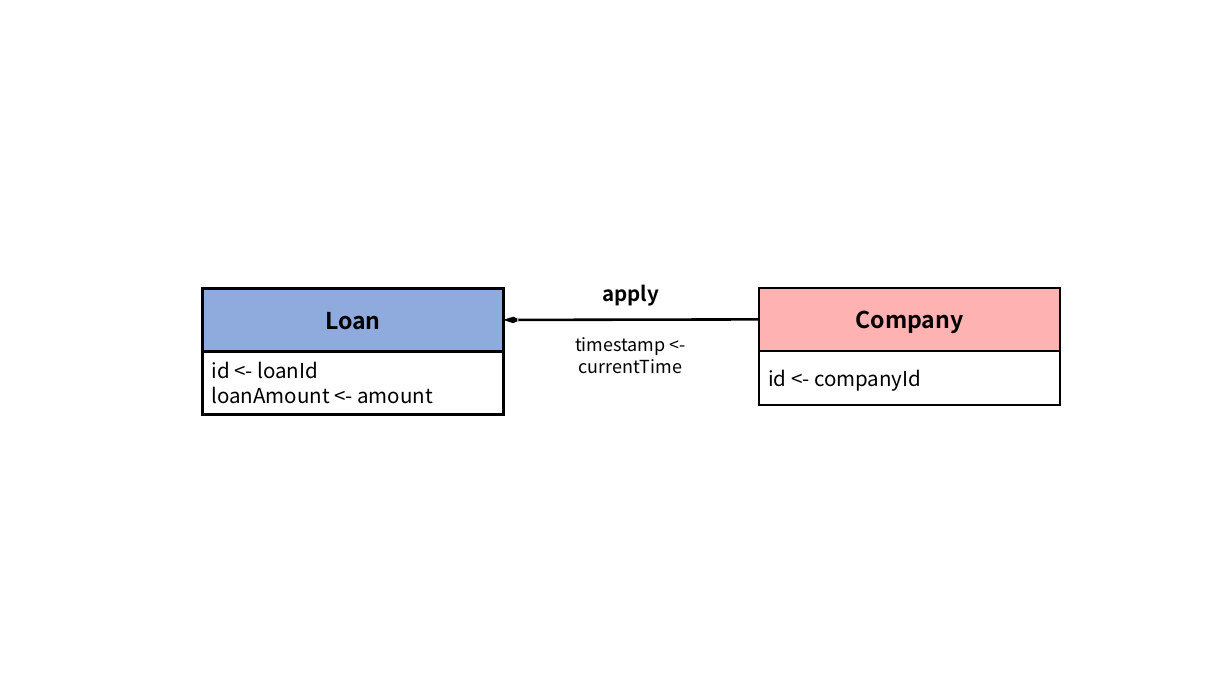
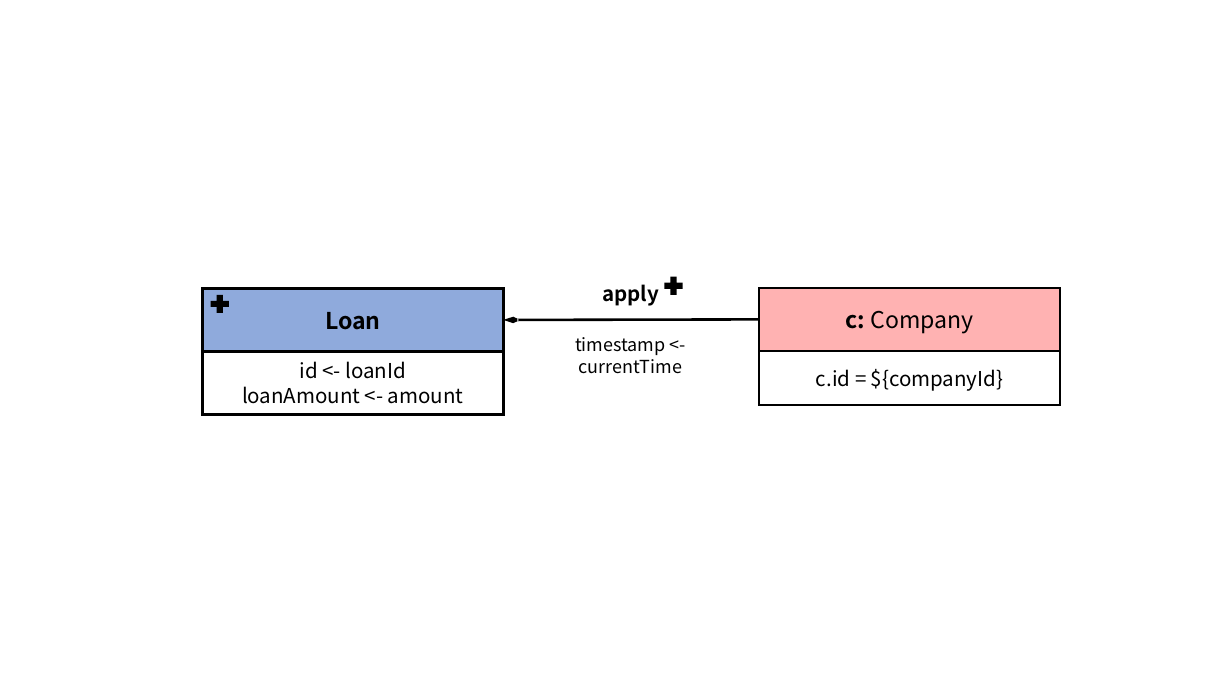
Before and after one commit to ldbc/ldbc_finbench_docs, a slide deck: slide 6 of patterns/transaction-write.pptx. Drawn at 1232x693 pixels with LibreOffice and Linux fonts; fonts in the diff are those of the drawing. Boxes give left, top, right and bottom in pixels: in the first picture for what was removed or moved away, otherwise in the second. Text is boxed around its words. In the diff, an @@ line names an element or a change of style, - is before the commit and + after.

```diff
--- a/patterns/transaction-write.pptx
+++ b/patterns/transaction-write.pptx
@@ plus added at [211,295,229,313], fill #000000 @@
@@ plus added at [665,276,683,295], fill #000000 @@
@@ text in rectangle at [846,310,973,334]: text changed; bold off @@
-Company
+c: Company
@@ rectangle "id <- loanId" at [202,351,504,414]: alignment left to centre @@
@@ text in rectangle at [816,369,1003,391]: text changed @@
-id <- companyId
+c.id = ${companyId}
```
Also in this commit, not shown: 13 other slides changed, 49 other files.
